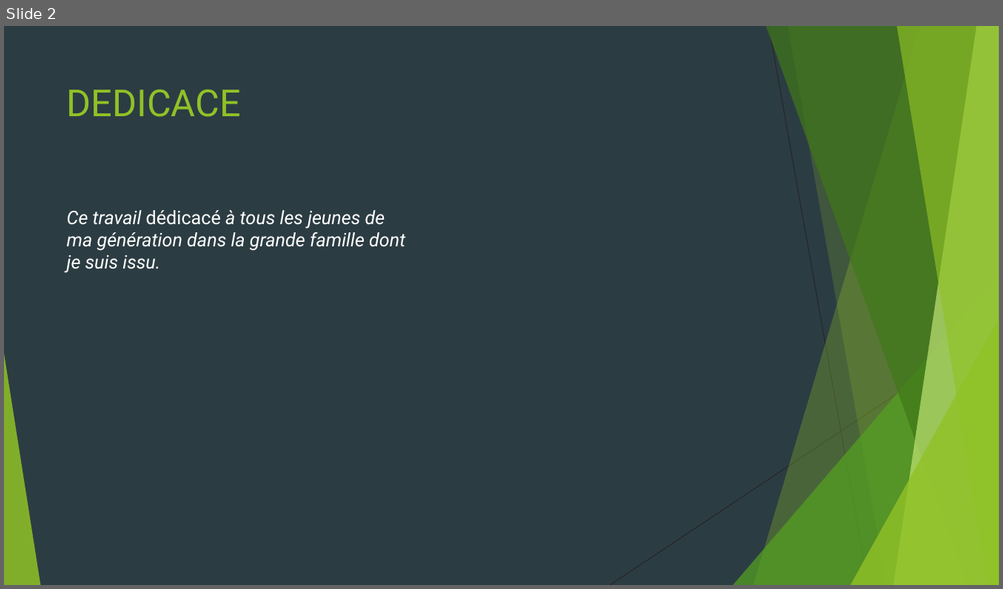
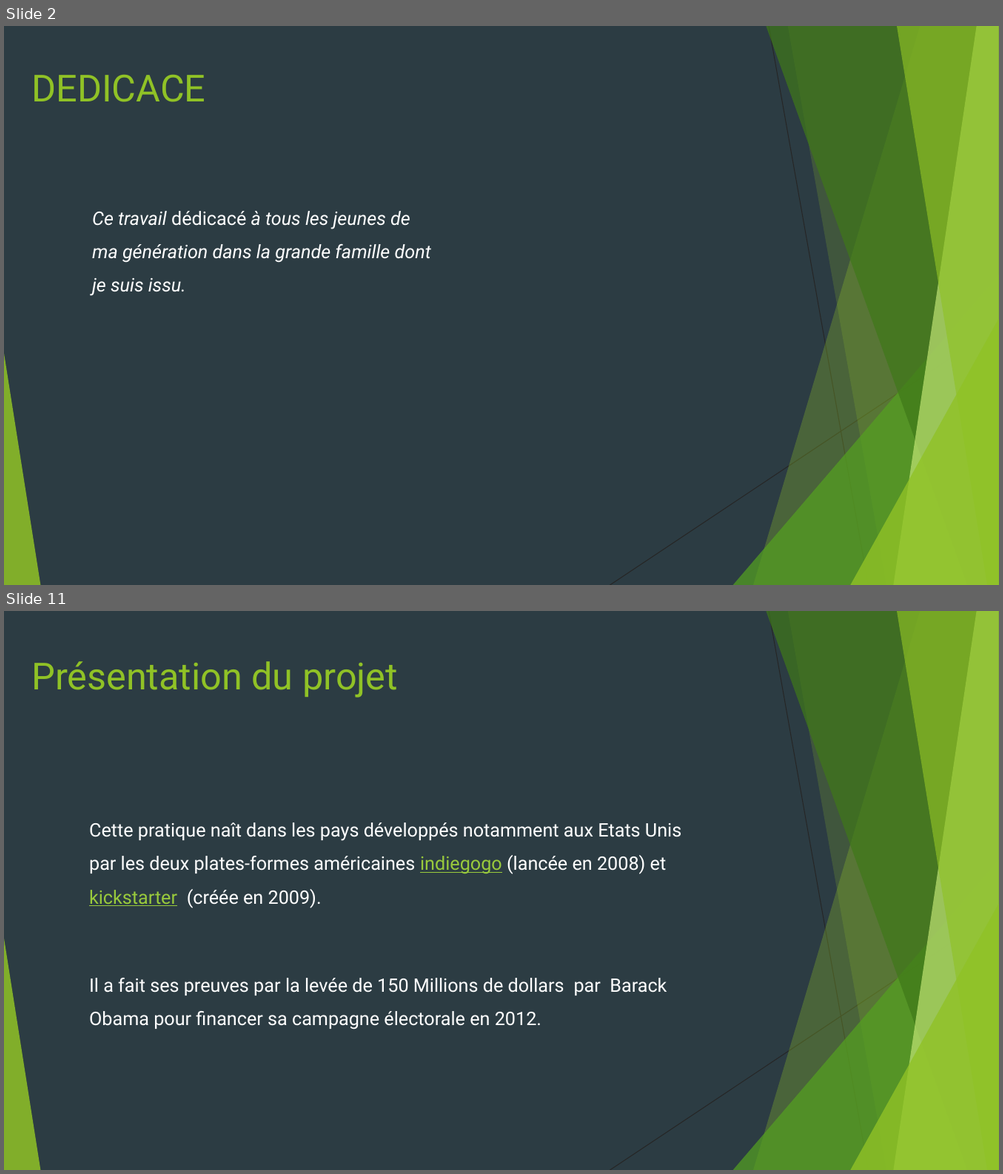
Before and after one commit to HeroNational/crowdfunding-App, a slide deck: rapport de stage/RApport de stage Slides.pptx. Shown one above the other, each under a label of ours: slide 2 before the commit, slides 2 and 11 after it; the slides between them are not shown. The pictures are 1003x589 and 1003x1174 pixels, drawn with LibreOffice and Linux fonts; fonts in the diff are those of the drawing. Boxes give left, top, right and bottom in pixels: in the first picture for what was removed or moved away, otherwise in the second. Text is boxed around its words. In the diff, an @@ line names an element or a change of style, - is before the commit and + after.

```diff
--- a/rapport de stage/RApport de stage Slides.pptx
+++ b/rapport de stage/RApport de stage Slides.pptx
@@ slide 11 added at <box>4,611,999,1170</box>, background #2C3C43; not listed: 10 template elements that a slide beside it also shows @@
@@ text added at <box>31,661,398,698</box>, 36 pt, text #90C226 @@
+Présentation du projet
@@ text added at <box>89,823,681,1030</box>, 18 pt, text #FFFFFF @@
+Cette pratique naît dans les pays développés notamment aux Etats Unis par les deux plates-formes américaines indiegogo (lancée en 2008) et kickstarter (créée en 2009).
+Il a fait ses preuves par la levée de 150 Millions de dollars par Barack Obama pour financer sa campagne électorale en 2012.
@@ slide 2 changed as well @@
@@ title "DEDICACE": place and size @@
-title "DEDICACE" at <box>67,90,241,117</box>
+title "DEDICACE" at <box>31,75,205,102</box>
@@ text "Ce travail dédicacé à tous ...": place and size @@
-text "Ce travail dédicacé à tous ..." at <box>67,210,405,272</box>
+text "Ce travail dédicacé à tous ..." at <box>92,211,431,295</box>
@@ text "Ce travail dédicacé à tous ..." at <box>92,211,431,295</box>: line spacing 1 to 1.5 @@
```
Also in this commit, not shown: 1 other slide changed, 10 other slides added, 4 other files.
